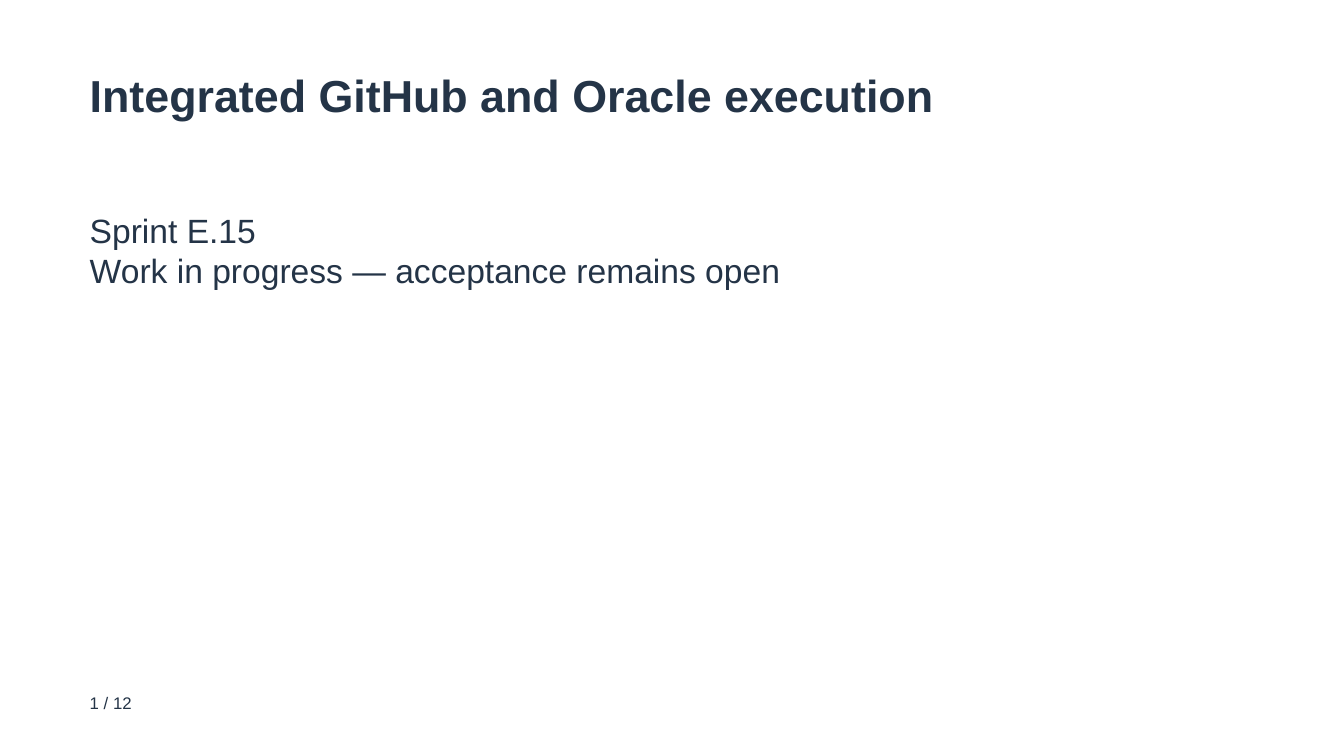
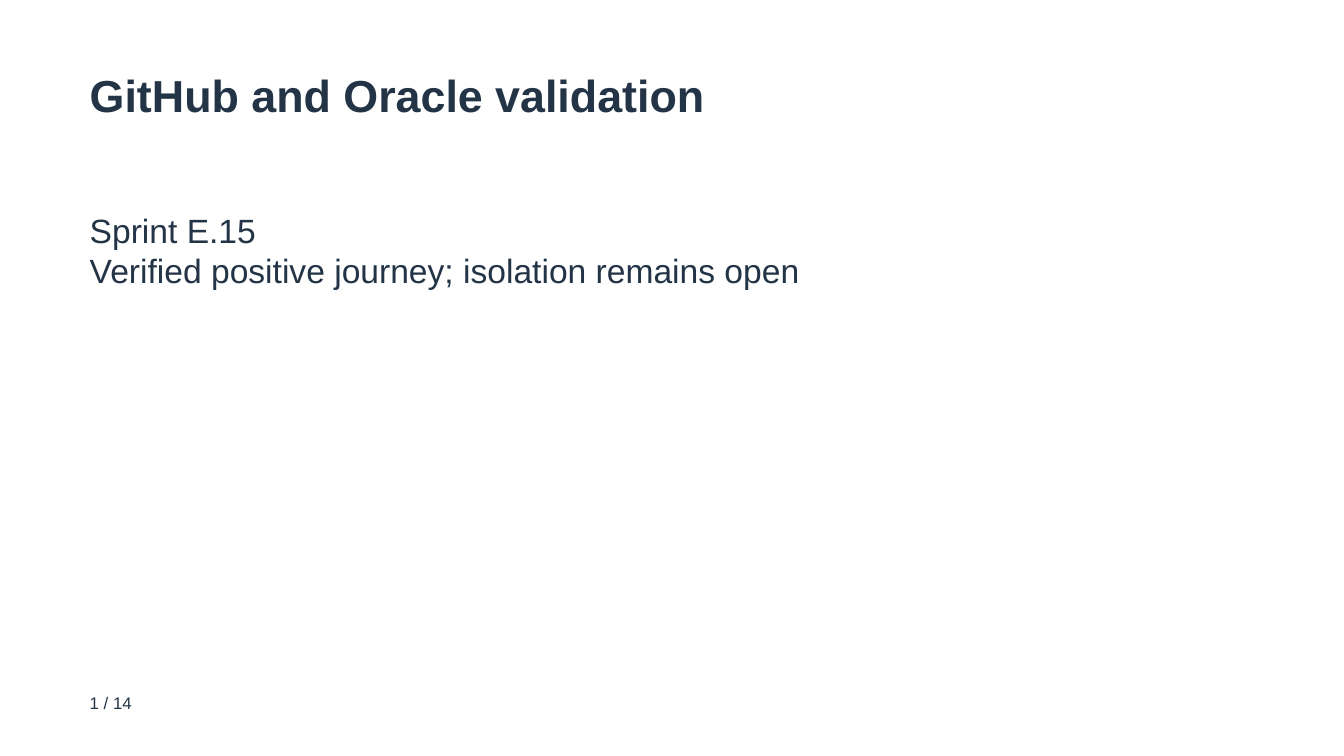
Before and after one commit to rstyczynski/APEX_CICD, a slide deck: slide 1 of progress/E.15/sprint_E.15_increment_demo.pptx. Drawn at 1344x756 pixels with LibreOffice and Linux fonts; fonts in the diff are those of the drawing. Boxes give left, top, right and bottom in pixels: in the first picture for what was removed or moved away, otherwise in the second. Text is boxed around its words. In the diff, an @@ line names an element or a change of style, - is before the commit and + after.

Commit message:
docs(E.15): reconcile verified merge, freshness and open isolation criteria

```diff
--- a/progress/E.15/sprint_E.15_increment_demo.pptx
+++ b/progress/E.15/sprint_E.15_increment_demo.pptx
@@ text at (90,79,704,113): text changed @@
-Integrated GitHub and Oracle execution
+GitHub and Oracle validation
@@ text at (90,258,799,290): text changed @@
-Work in progress — acceptance remains open
+Verified positive journey; isolation remains open
@@ text at (90,697,132,709): text changed @@
-1 / 12
+1 / 14
```
Also in this commit, not shown: 8 other slides changed, 5 slides added, 3 slides removed, 50 other files.
